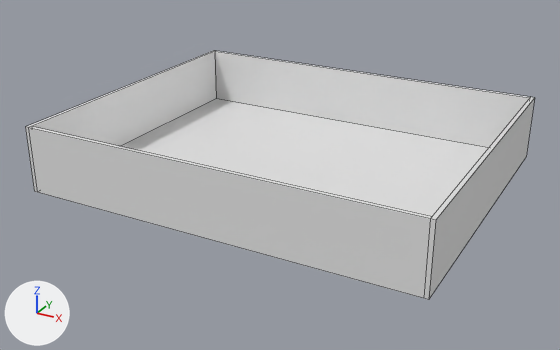
Before and after pictures for a commit that changed the Blender file TWCafe/Assets/Models/Cafe.blend.
The view is the same before and after, from a camera (50 mm lens) standing at (21.8, -41.3, 22.2) and looking at (-0.3, -1.1, 2.1). Arrows for +X, +Y and +Z are at lower left; the lights stay in place. Mesh edges are drawn as thin lines.

Objects in the first picture: 'Cafe'.
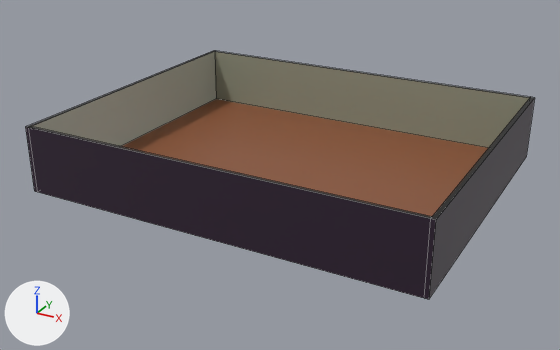
The change, as a list of edits to the scene's bpy script:
```text
Add img_cafe_png:
    img_cafe_png = load_image('cafe.png', '../Textures/cafe.png', 4, 4, 'sRGB')
Change mat_material:
    remove mat_material.base_color = (0.8, 0.8, 0.8)  # white #e7e7e7
    add mat_material.texture = img_cafe_png
Change me_cube_001:
    where me_cube_001.from_pydata(...)  # 40 vertices, 30 faces; spans x -1.0..1.0, y -163.0..1.0, z -1.0..1.0
    used by ob_cafe; location = (0.0, 10.12, 4.0); scale = (12.5, 0.125, 2.12)
    me_cube_001 part 1: texture (UV) coordinates of 14 of 30 faces, centred in x -1.0..1.0, y -163.0..1.0, z -1.0..0.0, changed; they spanned u 0.12..0.88, v 0.0..1.0 and now span u 0.09..0.85, v 0.77..0.98
```

Changed parts and their boxes [x1, y1, x2, y2] in the pictures (560 x 350 px):
'Cafe', surface changed
    both: [26, 51, 534, 300]
part 1 of me_cube_001, surface changed
    both: [26, 52, 534, 300]
